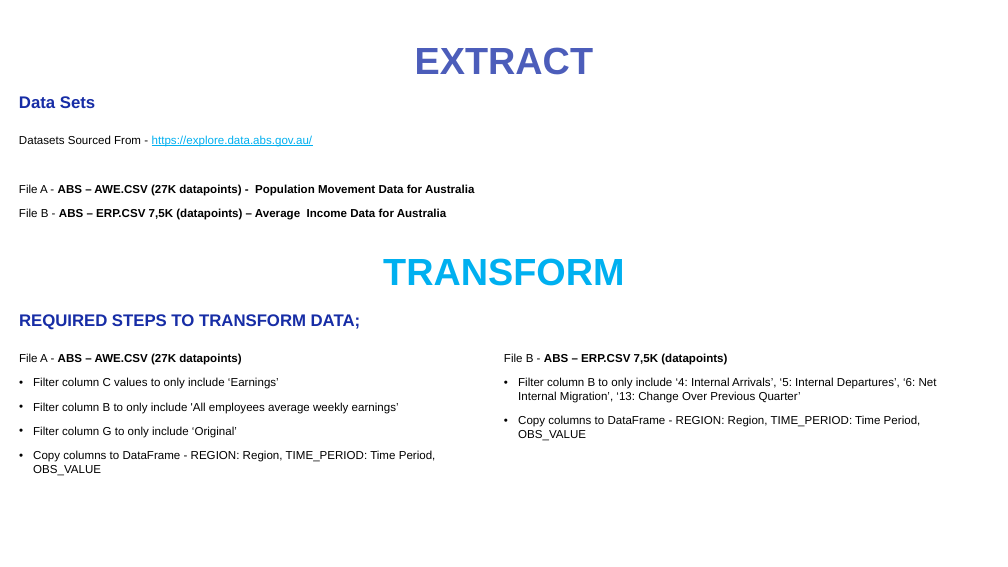
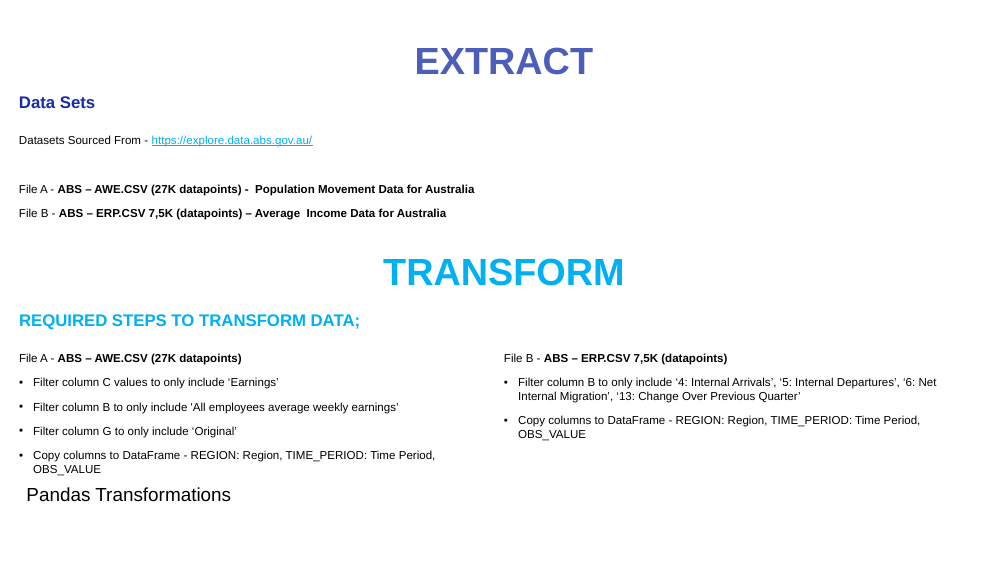
Before and after one commit to jonowood/Project_2, a slide deck: slide 3 of Project 2-ETL - ERP vs.AWE.pptx. Drawn at 1008x567 pixels with LibreOffice and Linux fonts; fonts in the diff are those of the drawing. Boxes give left, top, right and bottom in pixels: in the first picture for what was removed or moved away, otherwise in the second. Text is boxed around its words. In the diff, an @@ line names an element or a change of style, - is before the commit and + after.

Commit message:
Updated PPT Proposal

```diff
--- a/Project 2-ETL - ERP vs.AWE.pptx
+++ b/Project 2-ETL - ERP vs.AWE.pptx
@@ text "REQUIRED STEPS TO TRANSFORM DATA;" at <box>19,314,361,330</box>: text colour #172DA6 to #00B0F0 @@
@@ text added at <box>26,487,231,502</box>, 18 pt, text #000000 @@
+Pandas Transformations
```
